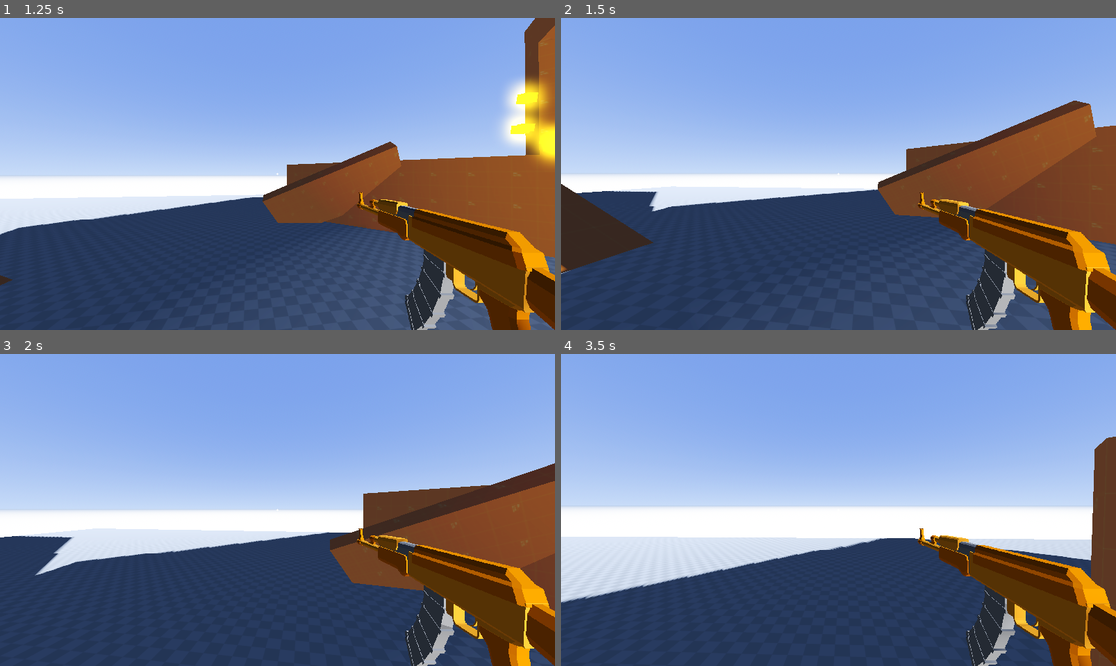
Above: before the commit, frames 1-4 (two rows, left to right).
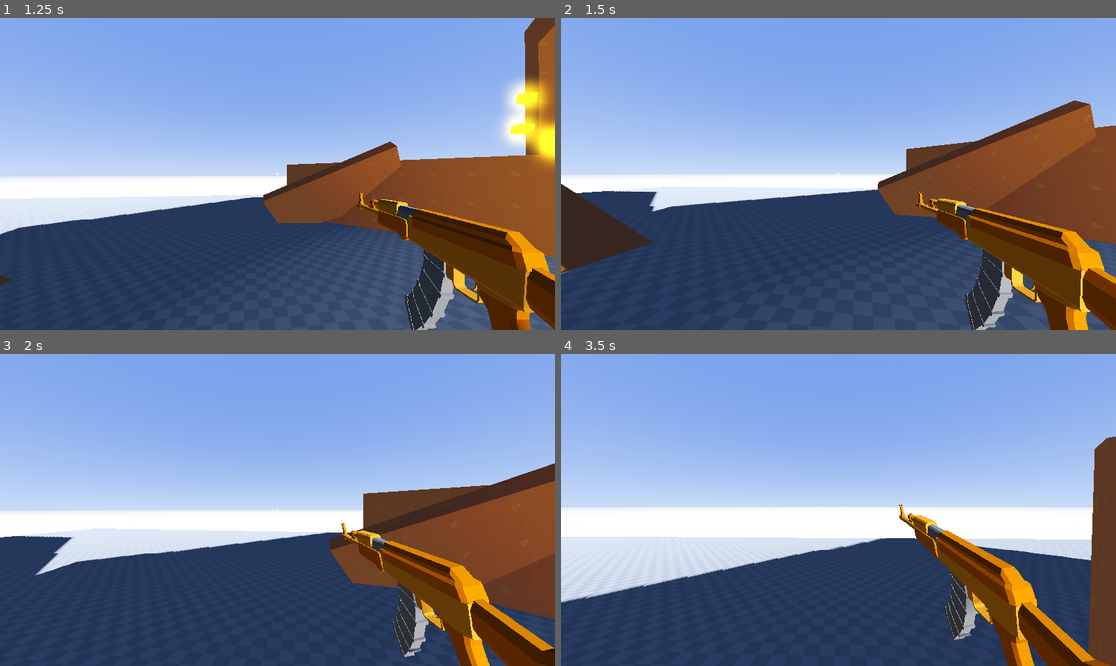
Above: after the commit, the same moments.

Repository: xandwr/deadshot-duels
Game: Godot game, scene res://Scenes/TestWorld.tscn
Two runs of this game, one before a commit and one after it. Both use one fixed random seed, a clock stepped at 60 frames per second and the inputs below. A sky picture missing from this copy of the repository is replaced by a grey-blue gradient.
Inputs (mouse positions are in pixels of both pictures, inside the frame that each line leads up to):
- Up to frame 1 (1.25 s): tap Enter at 0.5 s; move the mouse to (305, 174) at 0.52 s; press the mouse at (305, 174) at 0.53 s; hold W (move_forward) from 0.53 s (still down); tap Space (jump) at 0.77 s
- Up to frame 2 (1.5 s): keep holding W (move_forward); move the mouse to (810, 174) at 1.27 s; release the mouse at (810, 174) at 1.28 s; click (810, 174) at 1.35 s
- Up to frame 3 (2 s): keep holding W (move_forward); tap Space (jump) at 1.52 s
- Up to frame 4 (3.5 s): keep holding W (move_forward); move the mouse to (849, 503) at 2.02 s; press the mouse at (849, 503) at 2.03 s; move the mouse to (832, 516) at 2.77 s; release the mouse at (832, 516) at 2.78 s; click (832, 516) at 2.85 s; tap Space (jump) at 3.02 s

Frame 1 is identical in both runs. In frame 2, 1.8% of the frame differs, in the area x 63-100%, y 55-100%; in frame 3, 8.2%; in frame 4, 9.1%, in the area x 60-100%, y 48-100%.

Commit message:
Basic weapon sway w/ decent values

Diff:
--- a/Guns/assault_rifle.tscn
+++ b/Guns/assault_rifle.tscn
@@ -1,8 +1,9 @@
-[gd_scene load_steps=18 format=4 uid="uid://dcuy4lbgjlusv"]
+[gd_scene load_steps=19 format=4 uid="uid://dcuy4lbgjlusv"]
 
 [ext_resource type="Material" uid="uid://rbyddj3b6ymv" path="res://Materials/weapon_orange_light.tres" id="1_tfdsi"]
 [ext_resource type="Material" uid="uid://dc3bb5ucor4nj" path="res://Materials/weapon_orange.tres" id="2_mt03c"]
 [ext_resource type="Material" uid="uid://b3etmy42btdip" path="res://Materials/weapon_gray.tres" id="2_qw8k1"]
+[ext_resource type="Script" path="res://Guns/gun_physical.gd" id="4_5fb85"]
 [ext_resource type="Material" uid="uid://cqas6pw28y8f0" path="res://Materials/tracer.tres" id="4_vyt4f"]
 
 [sub_resource type="StandardMaterial3D" id="StandardMaterial3D_qlh4i"]
@@ -200,6 +201,7 @@
 surface_material_override/2 = ExtResource("1_tfdsi")
 surface_material_override/3 = ExtResource("2_mt03c")
 surface_material_override/4 = ExtResource("1_tfdsi")
+script = ExtResource("4_5fb85")
 
 [node name="Muzzle" type="Node3D" parent="RootNode/AssaultRifle_2"]
 transform = Transform3D(0.1, 0, 0, 0, 0.1, 0, 0, 0, 0.1, 0.0382046, -1.91948e-09, 0.00570787)
--- /dev/null
+++ b/Guns/gun_physical.gd
@@ -0,0 +1,33 @@
+extends MeshInstance3D
+
+var sway_min = Vector2(-50, -50)
+var sway_max = Vector2(50, 50)
+var sway_speed_position = 0.02
+var sway_speed_rotation = 0.05
+var sway_amount_position = 0.008
+var sway_amount_rotation = 30.0
+
+var weapon_position
+var weapon_rotation
+
+var mouse_movement = Vector2.ZERO
+
+
+func _ready() -> void:
+	weapon_position = position
+	weapon_rotation = rotation_degrees
+
+
+func _input(event: InputEvent) -> void:
+	if event is InputEventMouseMotion:
+		mouse_movement = event.relative
+
+
+func _physics_process(delta: float) -> void:
+	# Rough implementation of weapon sway
+	# These values actually feel pretty nice, might just keep them long-term
+	mouse_movement = mouse_movement.clamp(sway_min, sway_max)
+	position.y = lerp(position.x, weapon_position.x - (mouse_movement.x * sway_amount_position) * delta, sway_speed_position)
+	position.x = lerp(position.y, weapon_position.y + (mouse_movement.y * sway_amount_position) * delta, sway_speed_position)
+	rotation_degrees.x = lerp(rotation_degrees.x, weapon_rotation.y + (mouse_movement.x * sway_amount_rotation) * delta, sway_speed_rotation)
+	rotation_degrees.y = lerp(rotation_degrees.y, weapon_rotation.x - (mouse_movement.y * sway_amount_rotation) * delta, sway_speed_rotation)
